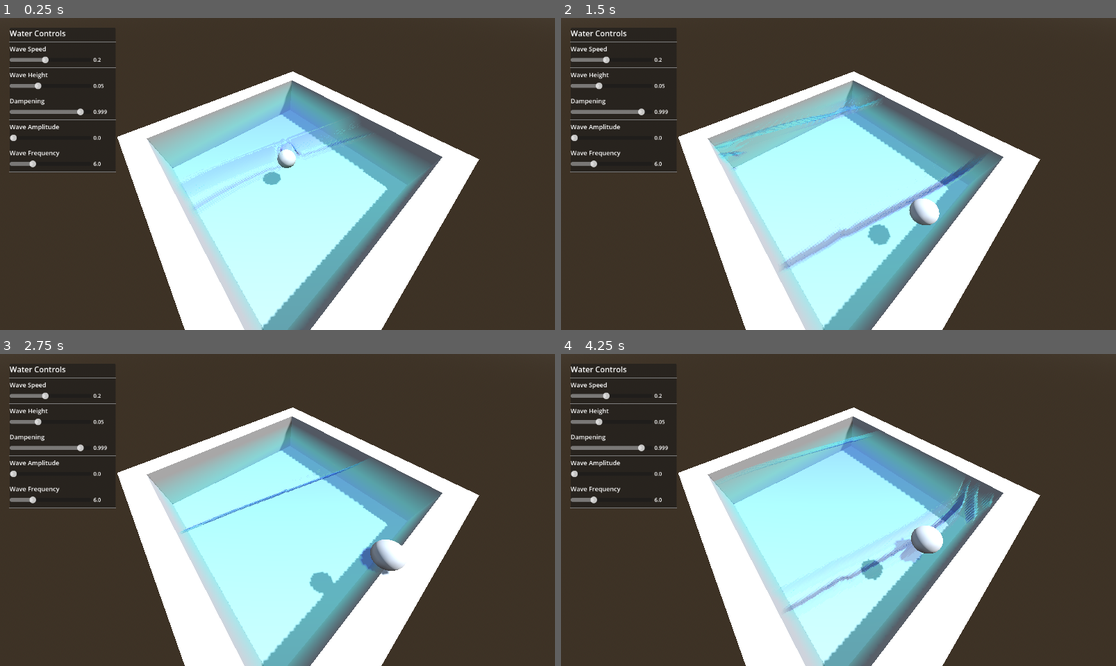
Above: before the commit, frames 1-4 (two rows, left to right).
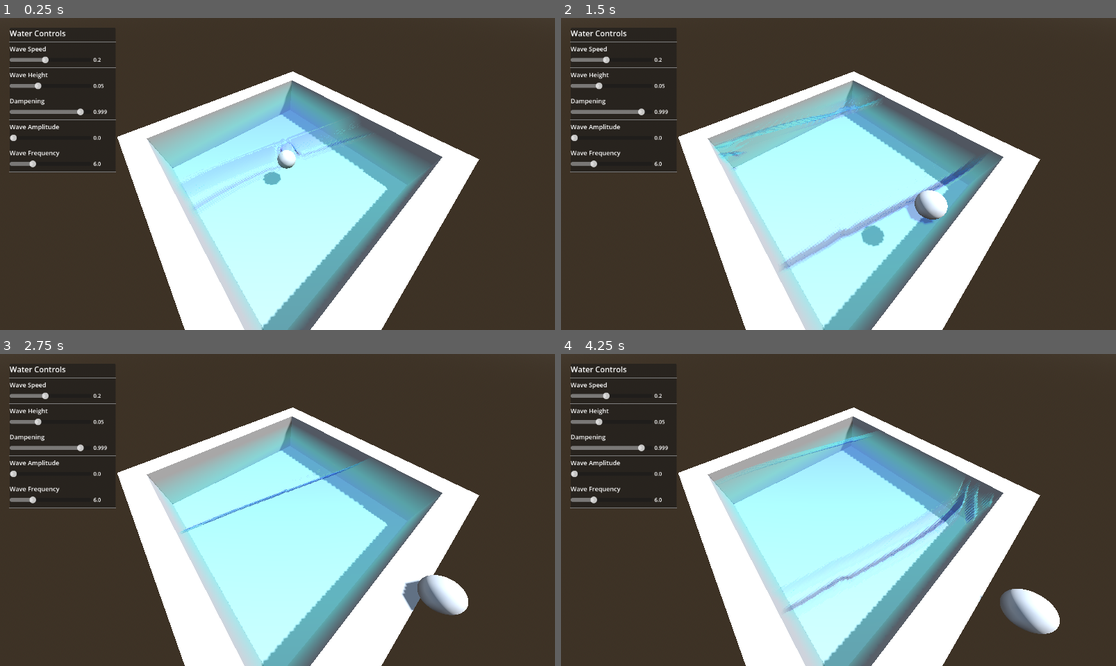
Above: after the commit, the same moments.

Repository: ColinNeary/WaterDemo
Game: Godot game, scene res://Scenes/main.tscn
The game is run twice, just before and just after one commit, with the same random seed, the same clock (stepped at 60 frames per second) and the same inputs.
Inputs (mouse positions are in pixels of both pictures, inside the frame that each line leads up to):
- Up to frame 1 (0.25 s): no input
- Up to frame 2 (1.5 s): move the mouse to (960, 158) at 0.52 s; hold D (move_right) 0.53-1.25 s; tap Space (jump) at 0.6, 0.77, 1.07 s; click (960, 158) at 0.67 s; drag from (727, 189) to (810, 236) at 1.27 s
- Up to frame 3 (2.75 s): move the mouse to (333, 441) at 2.02 s; hold D (move_right) from 2.03 s (still down); tap Space (jump) at 2.1 s
- Up to frame 4 (4.25 s): release D (move_right) at 2.75 s; drag from (810, 572) to (672, 463) at 2.77 s; move the mouse to (1005, 556) at 3.52 s; hold A (move_left) from 3.53 s (still down); tap Space (jump) at 3.6, 3.77, 4.07 s

The runs differ from the first frame. In frame 1, less than 0.1% of the frame differs, in the area x 39-54%, y 42-53%; in frame 2, 0.8%; in frame 3, 1.9%; in frame 4, 1.9%, in the area x 53-90%, y 55-90%.

Commit message:
improved ball's buoyancy behavior

Diff:
--- a/Scenes/Ball/Ball.tscn
+++ b/Scenes/Ball/Ball.tscn
@@ -52,6 +52,7 @@
 }
 
 [node name="Ball" type="RigidBody3D" unique_id=998736285]
+transform = Transform3D(1, 0, 0, 0, 1, 0, 0, 0, 1, 0, -0.5, 0)
 linear_damp = 0.5
 script = ExtResource("1_rcvud")
 float_force = 3.0
--- a/Scenes/Water/water.gd
+++ b/Scenes/Water/water.gd
@@ -1,36 +1,43 @@
 extends MeshInstance3D
 
 @export var colorRect: ColorRect
+@onready var sim_viewport = get_node("../Simulation")
+
 var material: ShaderMaterial
 
-var wave_frequency: float
-var wave_speed: float
-var wave_amplitude: float
-
 var time: float = 0
+var mesh_amplitude: float
+var sim_image: Image
 
 # Called when the node enters the scene tree for the first time.
 func _ready():
 	material = colorRect.material
-	wave_frequency = material.get_shader_parameter("wave_frequency")
-	wave_speed = material.get_shader_parameter("wave_speed")
-	wave_amplitude = material.get_shader_parameter("wave_amplitude")
+	var visual_mat = mesh.surface_get_material(0) as ShaderMaterial
+	mesh_amplitude = visual_mat.get_shader_parameter("amplitude")
 
 # Called every frame. 'delta' is the elapsed time since the previous frame.
 func _process(delta):
 	time += delta
 	material.set_shader_parameter("wave_time", time)
+	sim_image = sim_viewport.get_texture().get_image()
 
 # Takes in a 3D world position and outputs the water level at that coordinate
 # Attempts to copy the existing sine wave injection code in simulate.gdshader
 # TODO: Not working as intended
 func get_height(world_position: Vector3) -> float:
-	# Convert world position to UV-like coordinates
-	var uv_x = wrapf(world_position.x + time * wave_speed, 0, 1)
-	var uv_y = wrapf(world_position.z + time * wave_speed, 0, 1)
+	if not sim_image:
+		return global_position.y
 
+	# Map world position to 0.0-1.0 UV range
+	var uv_x = clamp((world_position.x + 6.0) / 12.0, 0.0, 1.0)
+	var uv_z = clamp((world_position.z + 6.0) / 12.0, 0.0, 1.0)
 
-	var wave1 = sin(uv_x * wave_frequency + time * wave_speed) * wave_amplitude
-	var wave2 = sin((uv_x * 0.7 + uv_y * 0.7) * wave_frequency * 0.8 + time * wave_speed * 0.9) * wave_amplitude * 0.6
+	# Convert UV to pixel coordinates
+	var pixel_x = int(uv_x * (sim_image.get_width() - 1))
+	var pixel_y = int(uv_z * (sim_image.get_height() - 1))
 
-	return global_position.y + wave1 + wave2
+	# Read the Red channel (which is 'p' in simulation.gdshader)
+	var pixel_color = sim_image.get_pixel(pixel_x, pixel_y)
+	var displacement = pixel_color.r * mesh_amplitude
+
+	return global_position.y + displacement
